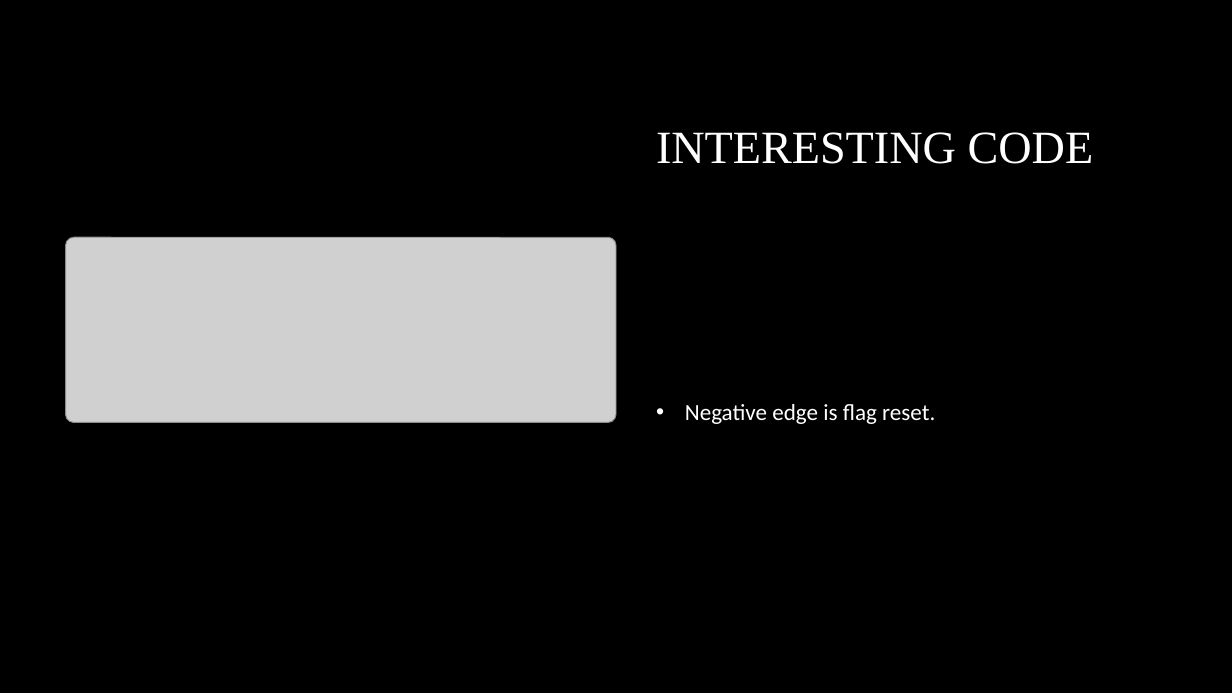
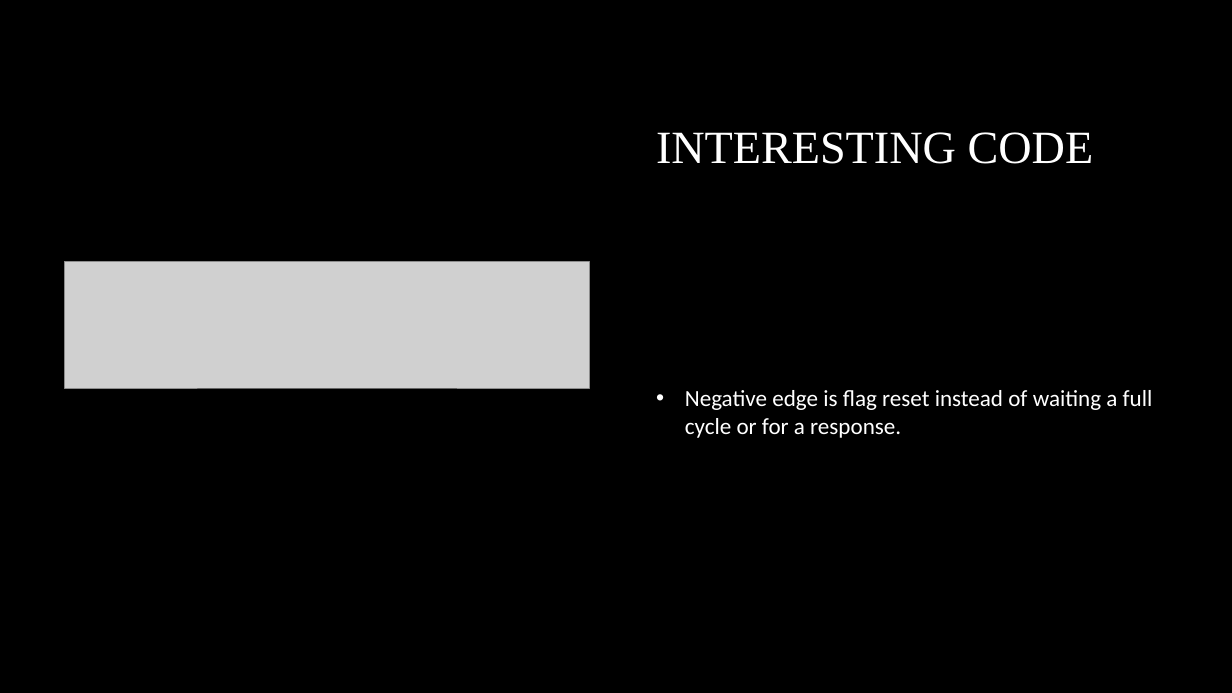
Before and after one commit to leviathansun/SystemVerilogMatrixMultiplicationExecutionEngine, a slide deck: slide 5 of LTS25HDLPresentation.pptx. Drawn at 1232x693 pixels with LibreOffice and Linux fonts; fonts in the diff are those of the drawing; grey boxes stand for pictures; background and template pictures are left out. Boxes give left, top, right and bottom in pixels: in the first picture for what was removed or moved away, otherwise in the second. Text is boxed around its words. In the diff, an @@ line names an element or a change of style, - is before the commit and + after.

```diff
--- a/LTS25HDLPresentation.pptx
+++ b/LTS25HDLPresentation.pptx
@@ picture: place and size @@
-picture at [66,238,616,422]
+picture at [65,262,590,387]
@@ text at [685,390,1153,438]: text changed @@
-• Negative edge is flag reset.
+• Negative edge is flag reset instead of waiting a full cycle or for a response.
```
Also in this commit, not shown: 6 other slides changed, 18 other files.
